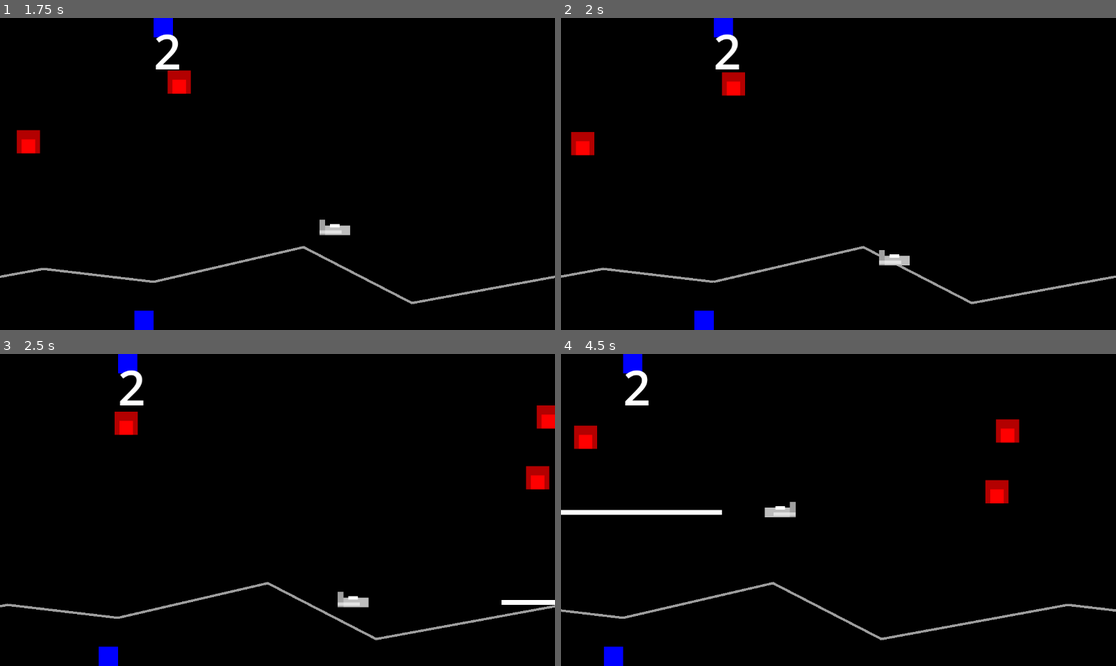
Above: before the commit, frames 1-4 (two rows, left to right).
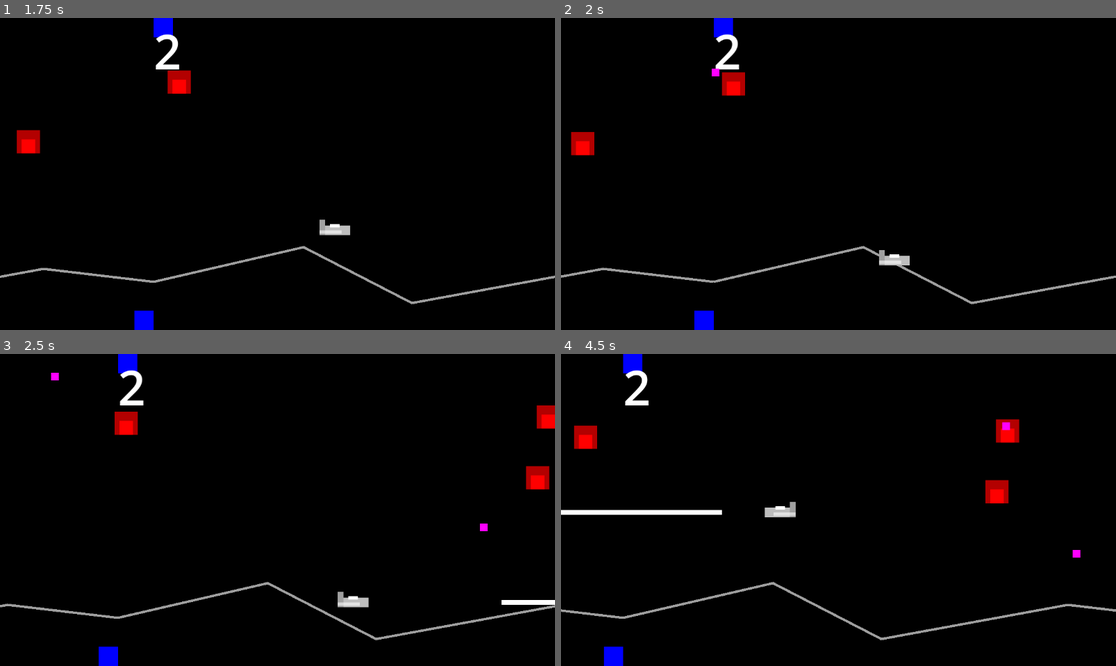
Above: after the commit, the same moments.

Repository: Toxe/godot-defender-clone
Game: Godot game, scene res://scenes/levels/main.tscn
Two runs of this game, one before a commit and one after it. Both use one fixed random seed, a clock stepped at 60 frames per second and the inputs below.
Inputs:
- Up to frame 1 (1.75 s): hold Right (move_right) 0.53-1.28 s; tap Space (fire) at 0.6, 1.35 s; hold Down (move_down) from 1.28 s (still down)
- Up to frame 2 (2 s): keep holding Down (move_down)
- Up to frame 3 (2.5 s): release Down (move_down) at 2.03 s; hold Right (move_right) from 2.03 s (still down); tap Space (fire) at 2.1 s
- Up to frame 4 (4.5 s): release Right (move_right) at 2.78 s; hold Up (move_up) 2.78-3.53 s; tap Space (fire) at 2.85, 3.6, 4.35 s; hold Left (move_left) from 3.53 s (still down)

Frame 1 is identical in both runs. In frame 2, less than 0.1% of the frame differs, in the area x 27-29%, y 16-19%; in frame 3, less than 0.1%; in frame 4, less than 0.1%, in the area x 79-94%, y 21-66%.

Commit message:
Enemies shoot bullets in random directions and intervals

Diff:
--- /dev/null
+++ b/G01_Defender/scenes/enemies/bullet.gd
@@ -0,0 +1,22 @@
+extends Area2D
+
+const speed: float = 300
+var direction := Vector2.ZERO
+
+
+func setup(spawn_position: Vector2):
+    global_position = spawn_position
+    direction = Vector2.RIGHT.rotated(randf_range(0.0, 2 * PI))
+
+
+func _physics_process(delta):
+    position += direction * speed * delta
+
+
+func _on_area_entered(_area):
+    queue_free()
+
+
+# automatically destroy when off-screen
+func _on_visible_on_screen_notifier_2d_screen_exited():
+    queue_free()
--- /dev/null
+++ b/G01_Defender/scenes/enemies/bullet.tscn
@@ -0,0 +1,35 @@
+[gd_scene load_steps=3 format=3 uid="uid://1kc1srny6n4c"]
+
+[ext_resource type="Script" path="res://scenes/enemies/bullet.gd" id="1_jgfq0"]
+
+[sub_resource type="RectangleShape2D" id="RectangleShape2D_1blke"]
+size = Vector2(16, 16)
+
+[node name="Bullet" type="Area2D"]
+collision_layer = 16
+script = ExtResource("1_jgfq0")
+
+[node name="CollisionShape2D" type="CollisionShape2D" parent="."]
+shape = SubResource("RectangleShape2D_1blke")
+
+[node name="VisibleOnScreenNotifier2D" type="VisibleOnScreenNotifier2D" parent="."]
+position = Vector2(-5, 1.42109e-14)
+scale = Vector2(0.5, 1)
+rect = Rect2(-10, -10, 40, 20)
+
+[node name="ColorRect" type="ColorRect" parent="."]
+anchors_preset = 8
+anchor_left = 0.5
+anchor_top = 0.5
+anchor_right = 0.5
+anchor_bottom = 0.5
+offset_left = -8.0
+offset_top = -8.0
+offset_right = 8.0
+offset_bottom = 8.0
+grow_horizontal = 2
+grow_vertical = 2
+color = Color(1, 0, 1, 1)
+
+[connection signal="area_entered" from="." to="." method="_on_area_entered"]
+[connection signal="screen_exited" from="VisibleOnScreenNotifier2D" to="." method="_on_visible_on_screen_notifier_2d_screen_exited"]
--- a/G01_Defender/scenes/enemies/enemy.gd
+++ b/G01_Defender/scenes/enemies/enemy.gd
@@ -1,12 +1,28 @@
 extends Area2D
 
+const bullet_scene = preload("bullet.tscn")
 const speed: float = 50
 var direction := Vector2(-1, 0.3).normalized()
+
+
+func _ready():
+    $ShootTimer.start(randf_range(1, 3))
 
 
 func _physics_process(delta):
     position += direction * speed * delta
 
 
+func shoot_bullet():
+    var bullet = bullet_scene.instantiate()
+    bullet.setup(global_position)
+    get_parent().add_child(bullet)
+    $ShootTimer.start(randf_range(3, 5))
+
+
 func _on_area_entered(_area):
     queue_free()
+
+
+func _on_shoot_timer_timeout():
+    shoot_bullet()
--- a/G01_Defender/scenes/enemies/enemy.tscn
+++ b/G01_Defender/scenes/enemies/enemy.tscn
@@ -41,4 +41,8 @@
 grow_vertical = 2
 color = Color(1, 0, 0, 1)
 
+[node name="ShootTimer" type="Timer" parent="."]
+one_shot = true
+
 [connection signal="area_entered" from="." to="." method="_on_area_entered"]
+[connection signal="timeout" from="ShootTimer" to="." method="_on_shoot_timer_timeout"]
--- a/G01_Defender/scenes/player/player.tscn
+++ b/G01_Defender/scenes/player/player.tscn
@@ -12,7 +12,7 @@
 size = Vector2(2304, 1296)
 
 [node name="Player" type="Area2D"]
-collision_mask = 2
+collision_mask = 18
 script = ExtResource("1_n4fie")
 
 [node name="CollisionShape2D" type="CollisionShape2D" parent="."]
